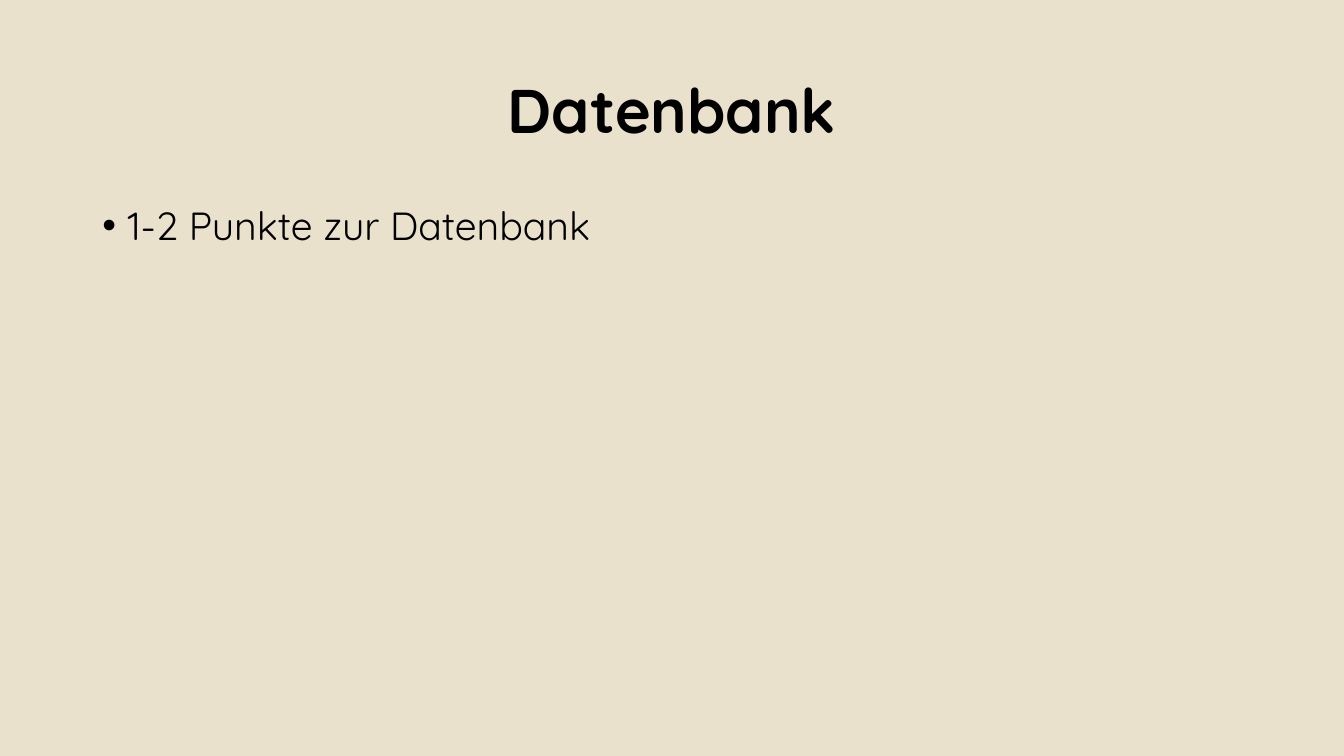
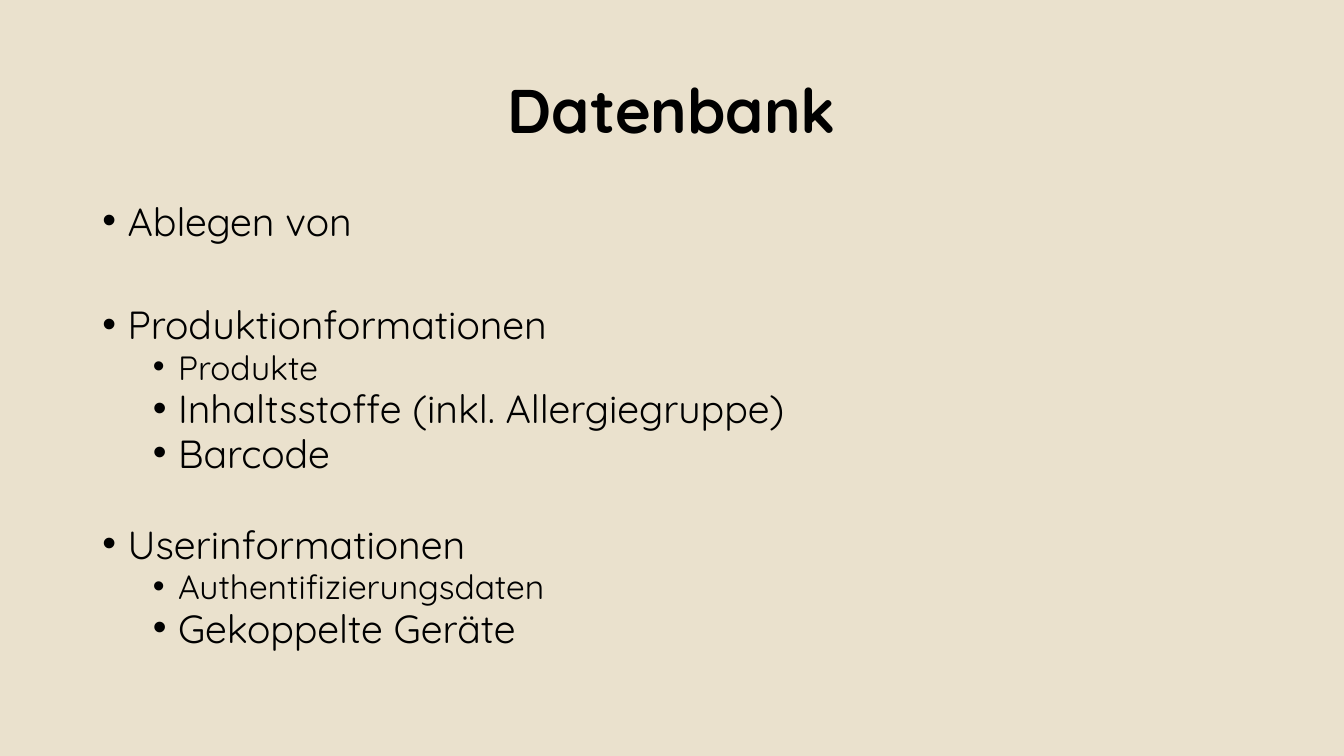
Before and after one commit to Alergeek/Dokumentation, a slide deck: slide 21 of Docs/AbschlussPräsi.pptx (slide 20 before the commit). Drawn at 1344x756 pixels with LibreOffice and Linux fonts; fonts in the diff are those of the drawing; background and template pictures are left out. Boxes give left, top, right and bottom in pixels: in the first picture for what was removed or moved away, otherwise in the second. Text is boxed around its words. In the diff, an @@ line names an element or a change of style, - is before the commit and + after.

```diff
--- a/Docs/AbschlussPräsi.pptx
+++ b/Docs/AbschlussPräsi.pptx
@@ text at (128, 207, 785, 651): text changed @@
-• 1-2 Punkte zur Datenbank
+• Ablegen von
+• Produktionformationen
+  • Produkte
+  • Inhaltsstoffe (inkl. Allergiegruppe)
+  • Barcode
+• Userinformationen
+  • Authentifizierungsdaten
+  • Gekoppelte Geräte
```
Also in this commit, not shown: 6 other slides changed, 2 slides added, 1 slide removed, 1 other file.
